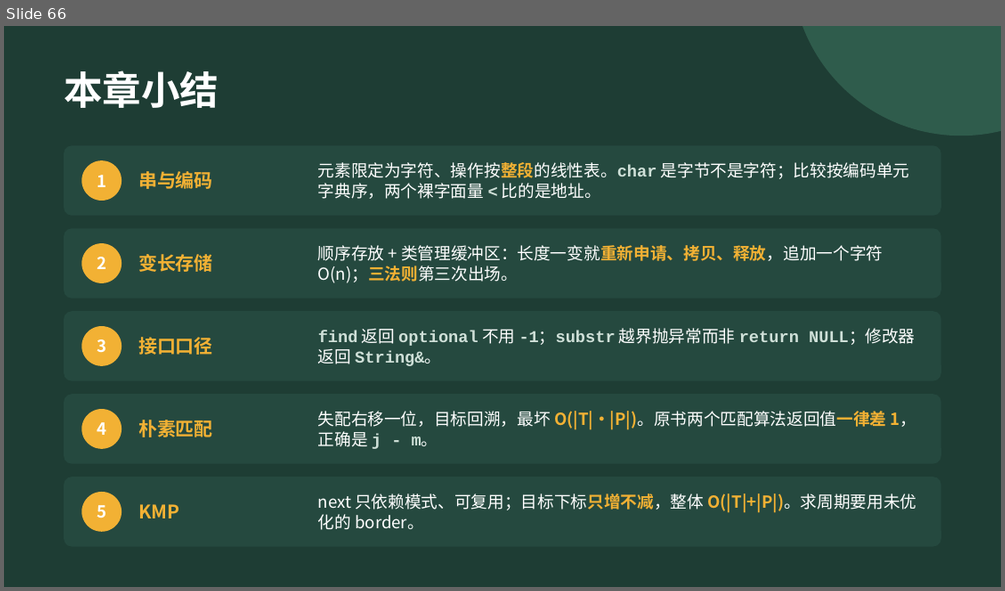
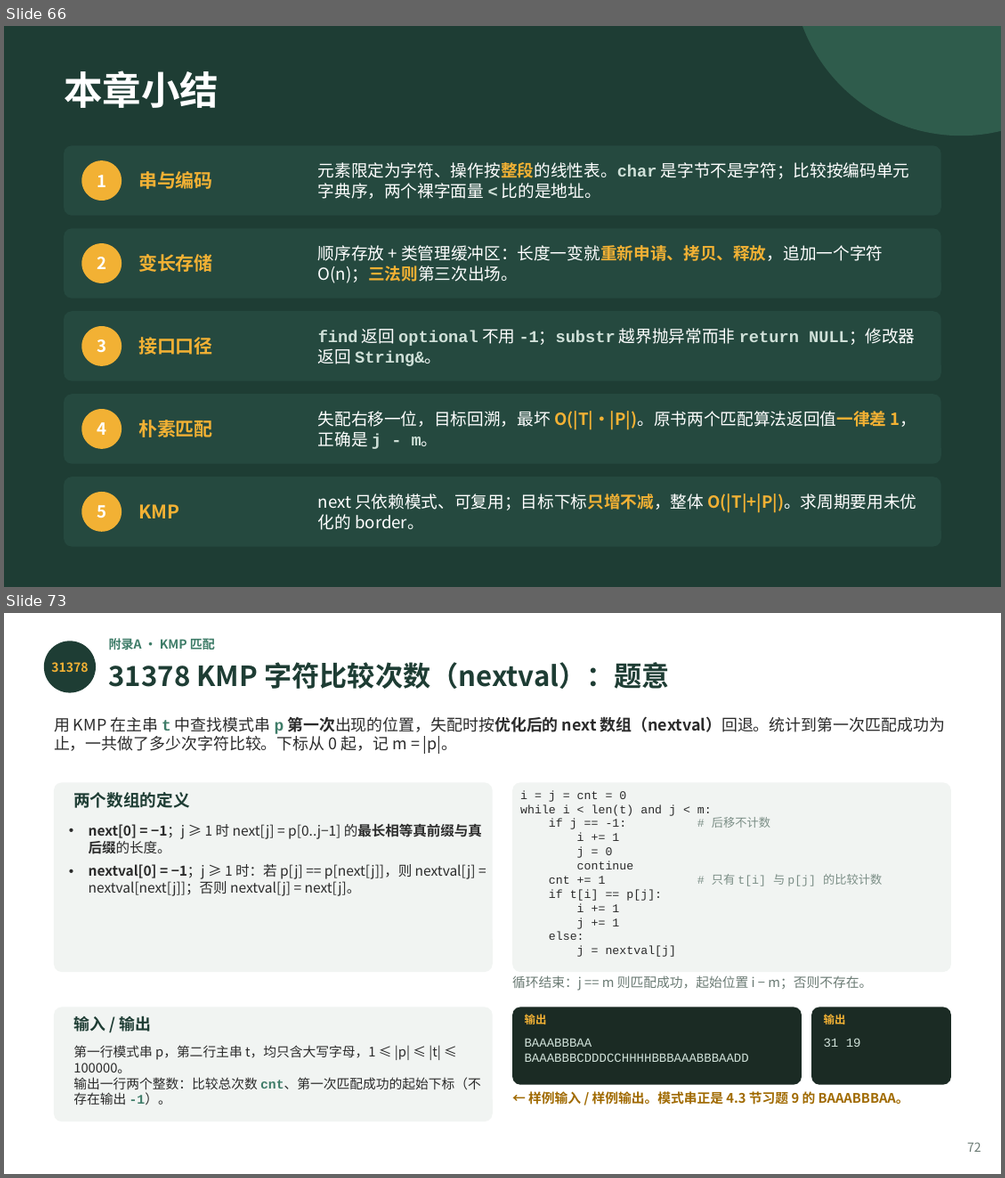
Before and after one commit to GMyhf/2026fall-cs201, a slide deck: courseware/202609_DSA_04_String.pptx. Shown one above the other, each under a label of ours: slide 66 before the commit, slides 66 and 73 after it; the slides between them are not shown. The pictures are 1005x591 and 1005x1178 pixels, drawn with LibreOffice and Linux fonts; fonts in the diff are those of the drawing. Boxes give left, top, right and bottom in pixels: in the first picture for what was removed or moved away, otherwise in the second. Text is boxed around its words. In the diff, an @@ line names an element or a change of style, - is before the commit and + after.

```diff
--- a/courseware/202609_DSA_04_String.pptx
+++ b/courseware/202609_DSA_04_String.pptx
@@ slide 73 added at box(4, 613, 1001, 1174), background #FFFFFF @@
@@ text added at box(109, 638, 215, 649), 9 pt, text #3E7C68, bold @@
+附录A · KMP 匹配
@@ ellipse added at box(44, 641, 96, 693), fill #1E3D34 @@
@@ text added at box(51, 662, 88, 672), 9 pt, text #F2B134, bold @@
+31378
@@ text added at box(109, 662, 670, 689), 20 pt, text #1E3D34, bold @@
+31378 KMP 字符比较次数（nextval）：题意
@@ text added at box(54, 716, 945, 754), 11.5 pt, text #2B2B2B @@
+用 KMP 在主串 t 中查找模式串 p 第一次出现的位置，失配时按优化后的 next 数组（nextval）回退。统计到第一次匹配成功为止，一共做了多少次字符比较。下标从 0 起，记 m = |p|。
@@ rounded rectangle added at box(54, 782, 493, 972), fill #F1F4F2 @@
@@ text added at box(73, 792, 190, 808), 12 pt, text #1E3D34, bold @@
+两个数组的定义
@@ rounded rectangle added at box(512, 782, 951, 972), fill #F1F4F2 @@
@@ text added at box(520, 790, 882, 957), 8.5 pt, text #2B2B2B @@
+i = j = cnt = 0
+while i < len(t) and j < m:
+if j == -1: # 后移不计数
+i += 1
+j = 0
+continue
+cnt += 1 # 只有 t[i] 与 p[j] 的比较计数
+if t[i] == p[j]:
+i += 1
+j += 1
+else:
+j = nextval[j]
@@ text added at box(89, 824, 482, 896), 10 pt, text #2B2B2B @@
+• next[0] = −1；j ≥ 1 时 next[j] = p[0..j−1] 的最长相等真前缀与真后缀的长度。
+• nextval[0] = −1；j ≥ 1 时：若 p[j] == p[next[j]]，则 nextval[j] = nextval[next[j]]；否则 nextval[j] = next[j]。
@@ text added at box(512, 975, 872, 990), 9.5 pt, text #6B7B74 @@
+循环结束：j == m 则匹配成功，起始位置 i − m；否则不存在。
@@ rounded rectangle added at box(54, 1006, 493, 1121), fill #F1F4F2 @@
@@ rounded rectangle added at box(512, 1006, 801, 1085), fill #1B2B24 @@
@@ rounded rectangle added at box(811, 1006, 951, 1085), fill #1B2B24 @@
@@ text added at box(73, 1016, 151, 1031), 11.5 pt, text #1E3D34, bold @@
+输入 / 输出
@@ text added at box(525, 1013, 547, 1024), 8 pt, text #F2B134, bold @@
+输出
@@ text added at box(525, 1038, 749, 1062), 9 pt, text #CFE0D8 @@
+BAAABBBAA
+BAAABBBCDDDCCHHHHBBBAAABBBAADD
@@ text added at box(824, 1013, 846, 1024), 8 pt, text #F2B134, bold @@
+输出
@@ text added at box(824, 1038, 861, 1046), 9 pt, text #CFE0D8 @@
+31 19
@@ text added at box(73, 1045, 481, 1105), 9.5 pt, text #2B2B2B @@
+第一行模式串 p，第二行主串 t，均只含大写字母，1 ≤ |p| ≤ |t| ≤ 100000。
+输出一行两个整数：比较总次数 cnt、第一次匹配成功的起始下标（不存在输出 -1）。
@@ text added at box(528, 1091, 909, 1104), 9.5 pt, text #A06A00, bold @@
+← 样例输入 / 样例输出。模式串正是 4.3 节习题 9 的 BAAABBBAA。
@@ text added at box(967, 1142, 981, 1151), 9 pt, text #6B7B74 @@
+72
```
Also in this commit, not shown: 2 slides changed, 17 other slides added, 2 other files.
